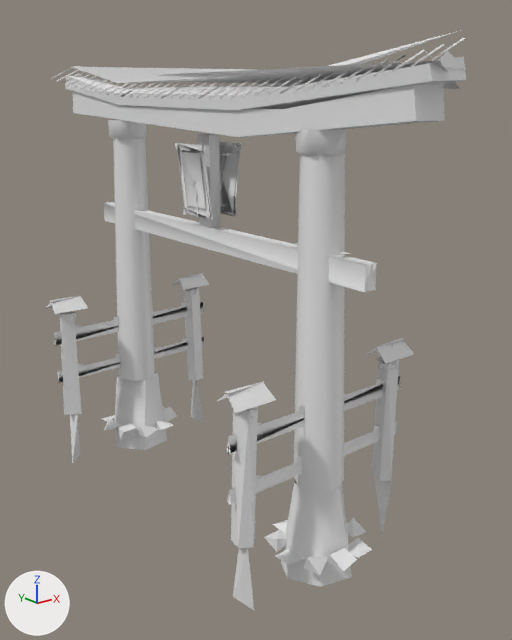
The glTF model game/assets/props/SM_Torii_Lake.glb: old version first, new version second.
Before and after are seen from a camera (50 mm lens) standing at (-11.15, -15.96, 11.02) and looking at (0.84, -0.98, 5.03). The axes (+X, +Y, +Z) are drawn at lower left. The lights are the same throughout. The first picture is the older version. Vertices at exactly the same position are counted once.

In view in the first picture: 'SM_Torii_Lake'.
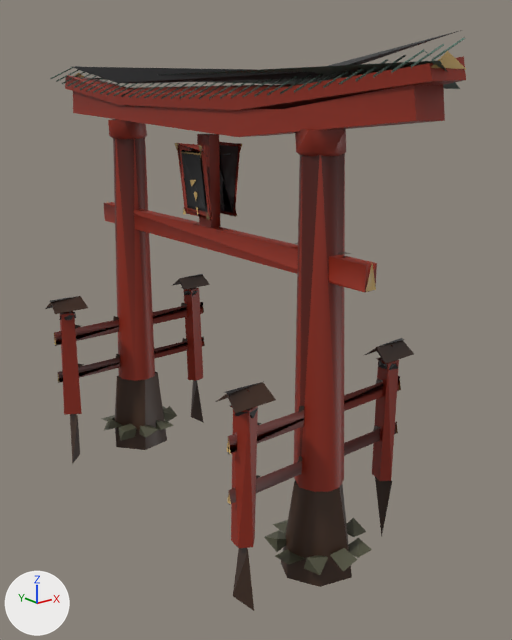
The change, as a list of edits to the scene's bpy script:
```text
Change mat_x_prop:
    add n2 = _N.new('ShaderNodeMix'); n2.name = 'Mix'
    add n2.data_type = 'RGBA'
    add n2.blend_type = 'MULTIPLY'
    add n2.inputs[0].default_value = 1.0  # 'Factor'
    add n2.inputs[7].default_value = (0.8, 0.8, 0.8, 1.0)  # 'B', white #e7e7e7
    add n3 = _N.new('ShaderNodeVertexColor'); n3.name = 'Color Attribute'
    where n0 = _N.new('ShaderNodeBsdfPrincipled'); n0.name = 'Principled BSDF'
    add _L.new(n2.outputs[2], n0.inputs[0])  # 'Result' to 'Base Color'
    add _L.new(n3.outputs[0], n2.inputs[6])  # 'Color' to 'A'
Change me_sm_torii_lake_001:
    where me_sm_torii_lake_001.from_pydata(...)  # 829 vertices, 826 faces; spans x -2.9..2.9, y -7.9..7.9, z -0.6..12.2
    used by ob_sm_torii_lake; location = (0.0, 0.0, 0.0)
    me_sm_torii_lake_001 part 1: vertex colours changed
```

Boxes [x1, y1, x2, y2] around the edits, measured in the pictures (512 x 640 px):
'SM_Torii_Lake', recoloured (darker)
    both: [45, 30, 466, 611]
